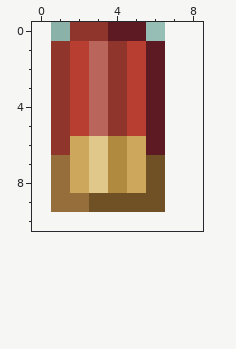
A pixel-art sprite gets an edit: Assets/Textures/UI/GunBullet_Shotgun.png. Above: the version before the commit.
The file is 12x20 pixels, drawn in blocks of 2x2; one block is one cell here. The old version is drawn lined up with the new one, on the new canvas.
And afterwards:
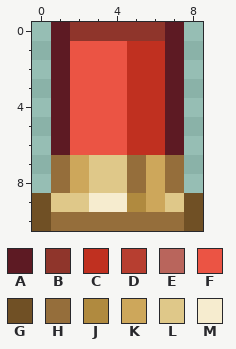
Palette (. is transparent): A #5d1a23  B #8f352b  C #c03020  D #b73e30  E #b9655c  F #eb5444  G #705025  H #956e3b  J #b08a3f  K #cda75b  L #dfc889  M #f6eccf
What changed:
canvas 6x10 -> 9x11, the old top-left corner now at 1,0
Changed rows in their new state; - is an unchanged pixel.
first column x 0:
 0 -A--BBBA-
 1 -AFFFCCA-
 2 -AFFFCCA-
 3 -AFFFCCA-
 4 -AFFFCCA-
 5 -AFFFCCA-
 6 -AFFFCCA-
 7 ----LHKH-
 8 ----LHKH-
 9 GLLMMJKLG
10 GHHHHHHHG
